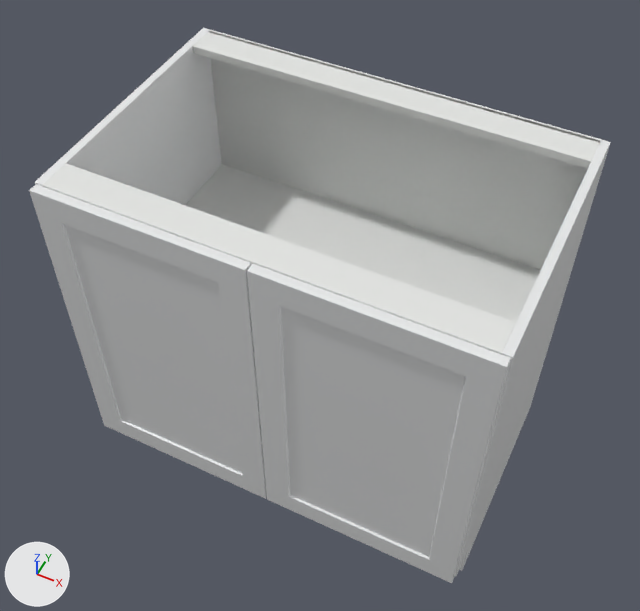
Renders of the glTF model storefront/public/cabinet-inventory/models/bvc-2296.glb from each side of a commit.
Camera for both pictures: a 50 mm lens placed at (1.028, -1.477, 1.939), pointed at (0.436, -0.292, 0.457). Arrows for +X, +Y and +Z are at lower left; the lights stay in place. The older version comes first. Where no turn or scale is listed for an object, it has been applied to the vertices.

The first picture shows 'Adjustable shelf', 'Cabinet back', 'Cabinet side', 'Cabinet side.001', 'Door', 'Door.001', 'Top support rail', 'Top support rail.001' and 1 more.
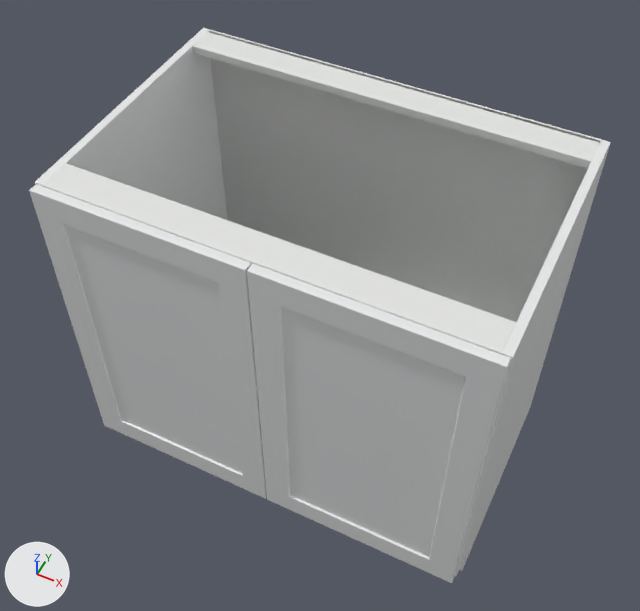
The change, as a list of edits to the scene's bpy script:
```text
Remove ob_adjustable_shelf:
    ob_adjustable_shelf = bpy.data.objects.new('Adjustable shelf', me_cube_009)
    ob_adjustable_shelf.location = (0.457, -0.285, 0.495)
```

Pixel boxes (x1, y1, x2, y2) of what changed, in the pictures (640 x 611 px):
'Adjustable shelf', deleted: before (186, 164, 541, 322)
